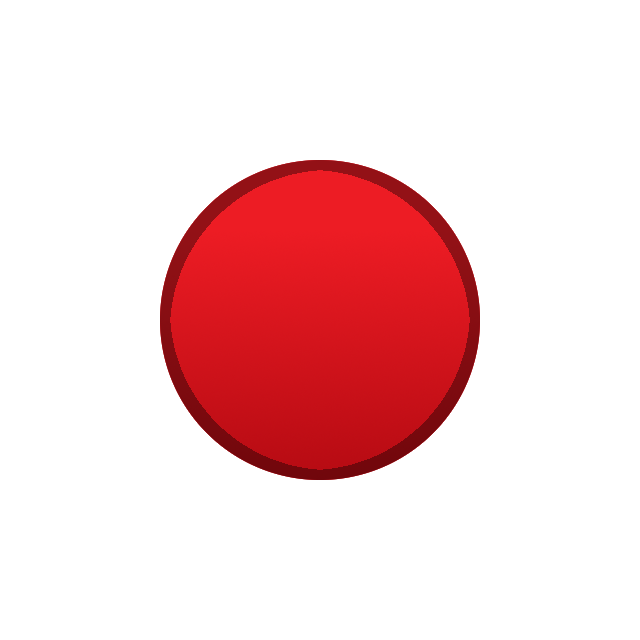
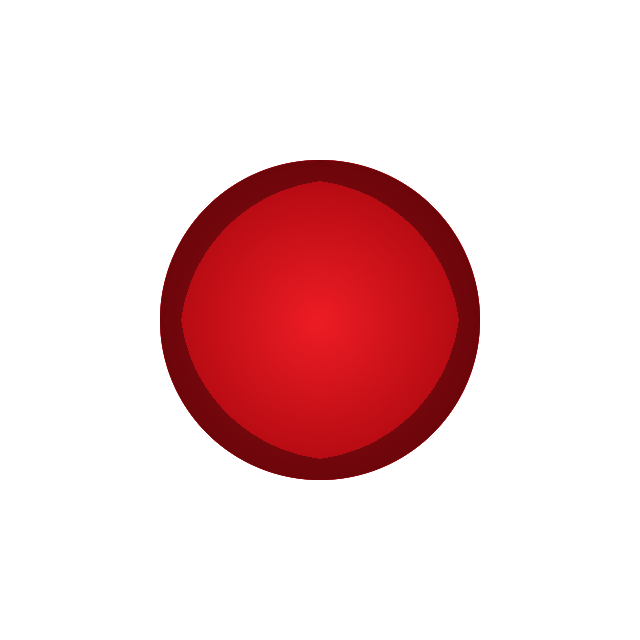
Before/after of a 640x640 layered artwork. What changed in the layer stack:
painted on "Layer #1" over (170, 170, 470, 470)
painted on "Layer" over (160, 160, 480, 480)
hid "Background" over (160, 160, 480, 480)
